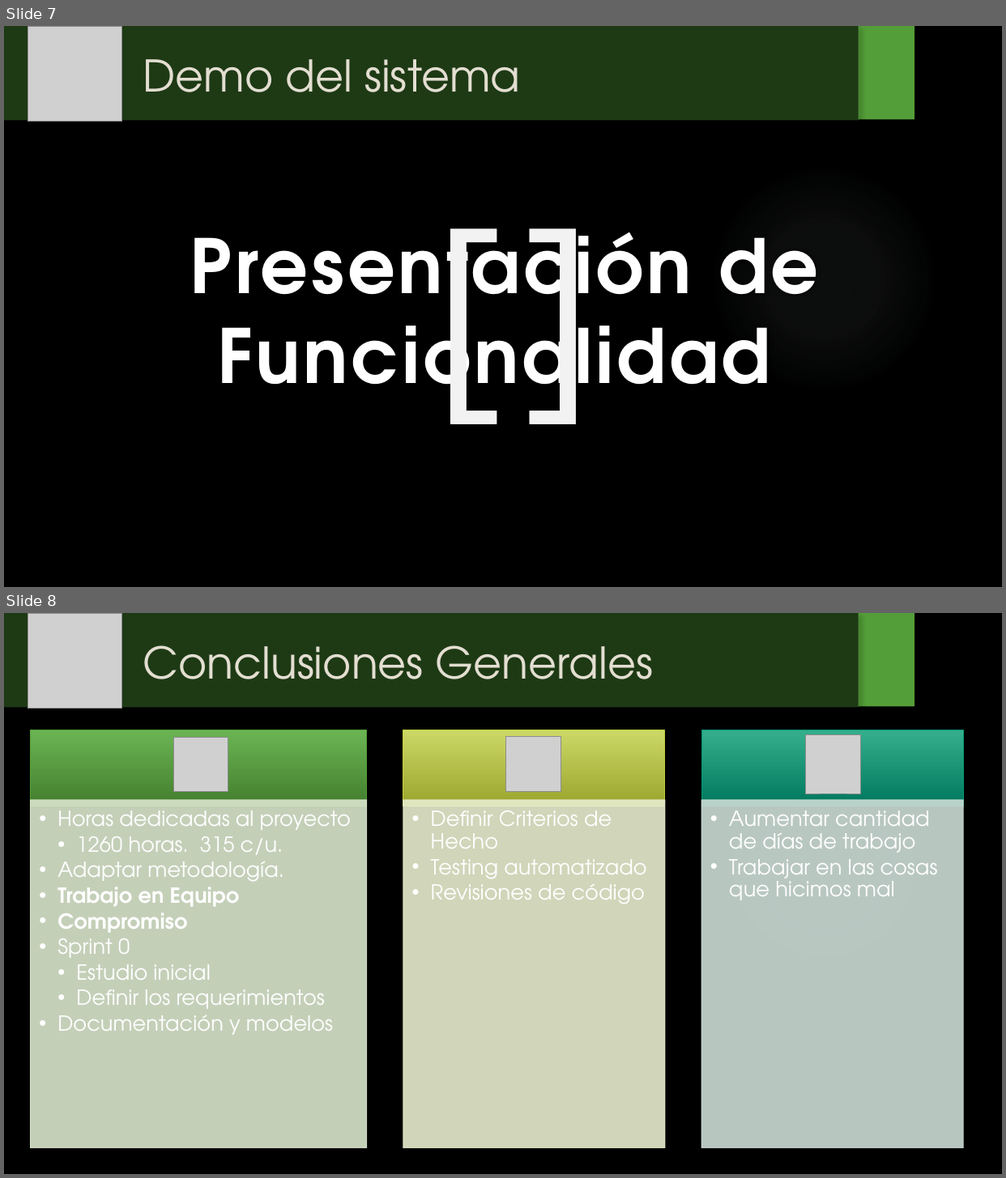
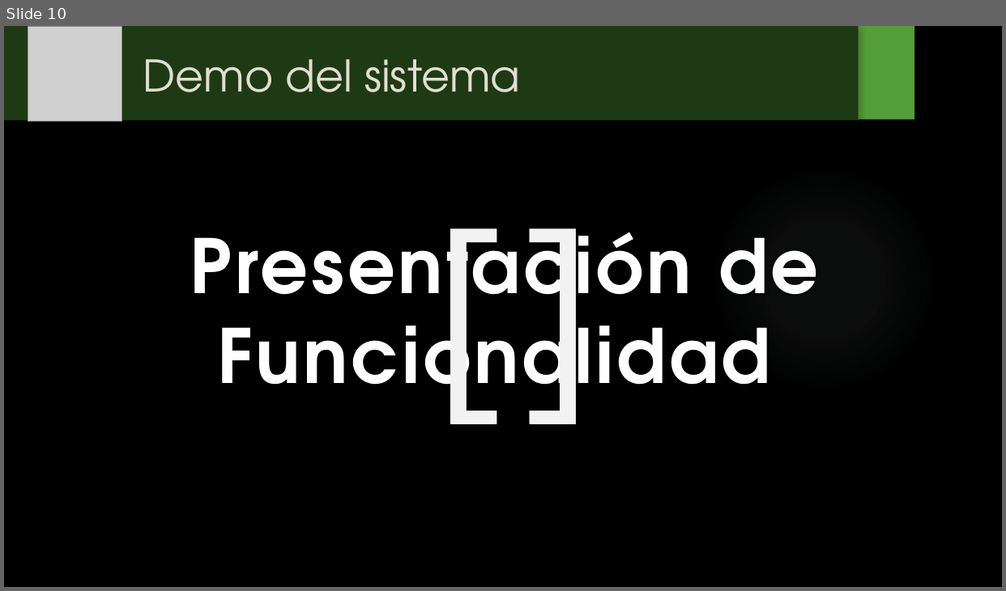
Before and after one commit to fallemand/quegolazo, a slide deck: Documentacion/Presentación Regularidad/Presentación Regularidad.pptx. Shown one above the other, each under a label of ours: slides 7 and 8 before the commit, slide 10 after it. The pictures are 1006x1178 and 1006x591 pixels, drawn with LibreOffice and Linux fonts; fonts in the diff are those of the drawing; grey boxes stand for pictures; background and template pictures are left out. Boxes give left, top, right and bottom in pixels: in the first picture for what was removed or moved away, otherwise in the second. Text is boxed around its words. In the diff, an @@ line names an element or a change of style, - is before the commit and + after.

Commit message:
Subo Seguimiento de Metricas Finalizado: commits, velocidad, capacidad, casos de prueba. Falta actualizar todo del ultimo sprint. Subo actualizaciones del product backlog

```diff
--- a/Documentacion/Presentación Regularidad/Presentación Regularidad.pptx
+++ b/Documentacion/Presentación Regularidad/Presentación Regularidad.pptx
@@ slide 8 removed at box(4, 613, 1002, 1174), background picture (left out); not listed: 2 template elements that a slide beside it also shows @@
@@ rectangle removed at box(4, 613, 859, 707) @@
@@ picture removed at box(28, 613, 122, 708) @@
@@ text removed at box(143, 645, 653, 679) @@
-Conclusiones Generales
@@ picture removed at box(174, 737, 228, 791) @@
@@ picture removed at box(505, 736, 561, 792) @@
@@ picture removed at box(806, 735, 861, 794) @@
@@ group removed at box(30, 730, 964, 1148): 6 rectangles, 3 texts @@
-  •• Horas dedicadas al proyecto
-    •• 1260 horas. 315 c/u.
-  •• Adaptar metodología.
-  •• Trabajo en Equipo
-  •• Compromiso
-  •• Sprint 0
-    •• Estudio inicial
-    •• Definir los requerimientos
-  •• Documentación y modelos
-  •• Definir Criterios de Hecho
-  •• Testing automatizado
-  •• Revisiones de código
-  •• Aumentar cantidad de días de trabajo
-  •• Trabajar en las cosas que hicimos mal
@@ what was slide 7 is now slide 10 @@
```
Also in this commit, not shown: 3 slides changed, 3 slides added, 33 other files.
